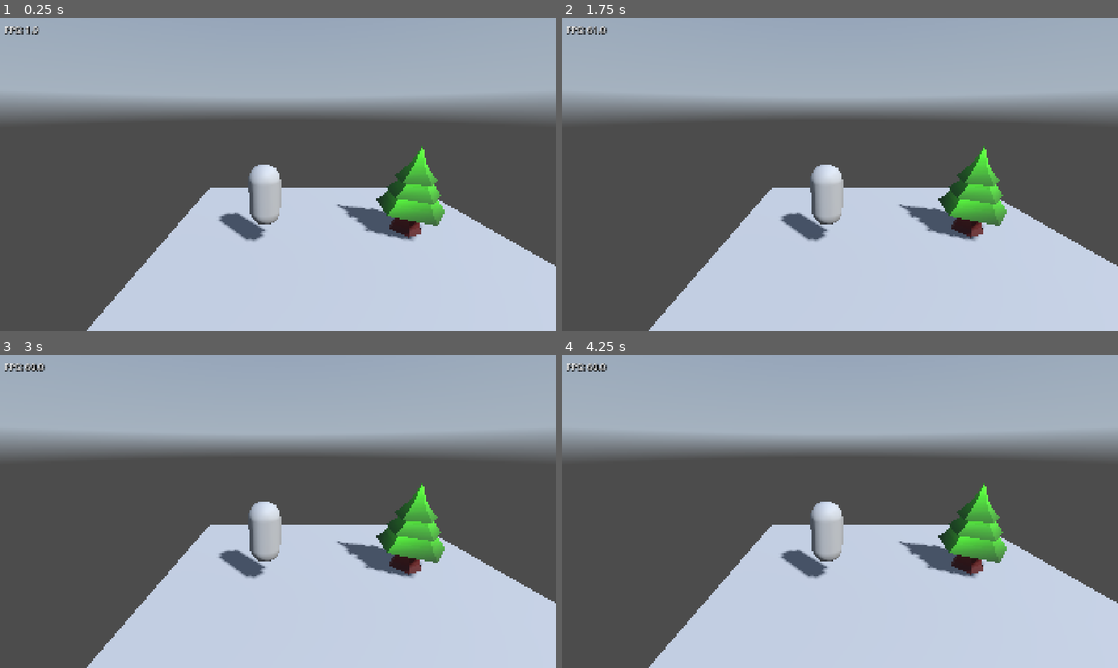
Above: before the commit, frames 1-4 (two rows, left to right).
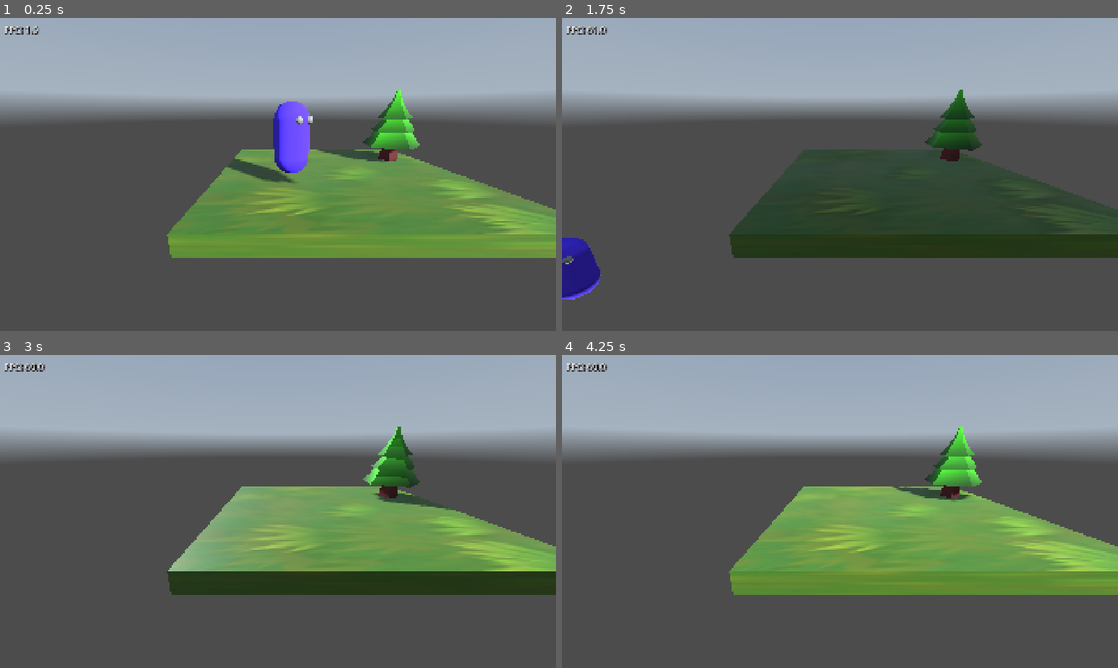
Above: after the commit, the same moments.

Repository: OrbitalOyster/golems
Game: Godot game, scene res://World.tscn
Same seed, same stepped clock (60 frames per second), same inputs: the game is played once before the commit and once after it. A sky picture missing from this copy of the repository is replaced by a grey-blue gradient.
Inputs:
- Up to frame 1 (0.25 s): no input
- Up to frame 2 (1.75 s): tap Enter (ui_accept) at 0.5, 0.6, 0.77, 1.07, 1.35, 1.52 s; hold Right (ui_right) 0.53-1.28 s; hold Down (ui_down) from 1.28 s (still down)
- Up to frame 3 (3 s): tap Enter (ui_accept) at 1.82, 2.1, 2.85 s; release Down (ui_down) at 2.03 s; hold Right (ui_right) 2.03-2.78 s; hold Up (ui_up) from 2.78 s (still down)
- Up to frame 4 (4.25 s): tap Enter (ui_accept) at 3.02, 3.32, 3.6, 3.77, 4.07 s; release Up (ui_up) at 3.53 s; hold Left (ui_left) from 3.53 s (still down)

The runs differ from the first frame. In frame 1, 40% of the frame differs, in the area x 15-100%, y 22-100%; in frame 2, 38%; in frame 3, 39%; in frame 4, 39%.

Commit message:
Moving parts

Diff:
--- /dev/null
+++ b/Ground.tscn
@@ -0,0 +1,19 @@
+[gd_scene format=3 uid="uid://buiycpdfujkwg"]
+
+[ext_resource type="Material" uid="uid://ckbgrxgnos6xk" path="res://GroundMaterial.tres" id="1_dfy80"]
+
+[sub_resource type="BoxShape3D" id="BoxShape3D_javbf"]
+
+[sub_resource type="BoxMesh" id="BoxMesh_javbf"]
+
+[node name="Ground" type="StaticBody3D" unique_id=650650679]
+collision_layer = 2
+
+[node name="CollisionShape3D" type="CollisionShape3D" parent="." unique_id=1308142199]
+shape = SubResource("BoxShape3D_javbf")
+metadata/_edit_group_ = true
+
+[node name="MeshInstance3D" type="MeshInstance3D" parent="." unique_id=922273508]
+material_override = ExtResource("1_dfy80")
+mesh = SubResource("BoxMesh_javbf")
+metadata/_edit_group_ = true
--- /dev/null
+++ b/GroundMaterial.tres
@@ -0,0 +1,18 @@
+[gd_resource type="StandardMaterial3D" format=3 uid="uid://ckbgrxgnos6xk"]
+
+[ext_resource type="Texture2D" uid="uid://dt7o22mmok3tt" path="res://textures/grass_01_color_1k.png" id="1_vd3n4"]
+[ext_resource type="Texture2D" uid="uid://bm03vb61qcn6s" path="res://textures/grass_01_ambient_occlusion_1k.png" id="2_ts0o0"]
+[ext_resource type="Texture2D" uid="uid://c4kff6srkjpbd" path="res://textures/grass_01_height_1k.png" id="3_1ymg7"]
+[ext_resource type="Texture2D" uid="uid://cr7rl3ysvpf2o" path="res://textures/grass_01_normal_gl_1k.png" id="4_14hus"]
+[ext_resource type="Texture2D" uid="uid://ch32w4e1wmgka" path="res://textures/grass_01_roughness_1k.png" id="5_oy6ra"]
+
+[resource]
+albedo_texture = ExtResource("1_vd3n4")
+roughness_texture = ExtResource("5_oy6ra")
+normal_enabled = true
+normal_texture = ExtResource("4_14hus")
+ao_enabled = true
+ao_texture = ExtResource("2_ts0o0")
+heightmap_enabled = true
+heightmap_scale = 1.0
+heightmap_texture = ExtResource("3_1ymg7")
--- a/Player.tscn
+++ b/Player.tscn
@@ -4,9 +4,17 @@
 radius = 0.25
 height = 1.0
 
+[sub_resource type="StandardMaterial3D" id="StandardMaterial3D_03568"]
+albedo_color = Color(0.3254902, 0.21176471, 1, 1)
+
 [sub_resource type="CapsuleMesh" id="CapsuleMesh_03568"]
+material = SubResource("StandardMaterial3D_03568")
 radius = 0.25
 height = 1.0
+
+[sub_resource type="SphereMesh" id="SphereMesh_javbf"]
+radius = 0.05
+height = 0.1
 
 [node name="Player" type="CharacterBody3D" unique_id=1755340232]
 
@@ -15,3 +23,11 @@
 
 [node name="MeshInstance3D" type="MeshInstance3D" parent="." unique_id=49177362]
 mesh = SubResource("CapsuleMesh_03568")
+
+[node name="RightEye" type="MeshInstance3D" parent="MeshInstance3D" unique_id=1751678570]
+transform = Transform3D(1, 0, 0, 0, 1, 0, 0, 0, 1, 0.06796008, 0.26081213, -0.23075084)
+mesh = SubResource("SphereMesh_javbf")
+
+[node name="LeftEye" type="MeshInstance3D" parent="MeshInstance3D" unique_id=131817054]
+transform = Transform3D(1, 0, 0, 0, 1, 0, 0, 0, 1, -0.11181769, 0.26081213, -0.22694288)
+mesh = SubResource("SphereMesh_javbf")
--- a/World.tscn
+++ b/World.tscn
@@ -4,9 +4,9 @@
 [ext_resource type="PackedScene" uid="uid://b1gupfl7y6edd" path="res://Piney.tscn" id="2_2dftf"]
 [ext_resource type="Script" uid="uid://btfjloynxnhv" path="res://fps.gd" id="2_bcbcq"]
 [ext_resource type="PackedScene" uid="uid://ct8p5qb782cnm" path="res://Player.tscn" id="4_js7pq"]
-
-[sub_resource type="BoxMesh" id="BoxMesh_javbf"]
-size = Vector3(6, 1, 6)
+[ext_resource type="Script" uid="uid://xnncw0fyktrq" path="res://sun.gd" id="4_wygdx"]
+[ext_resource type="Script" uid="uid://cp7bffw3n8vi2" path="res://player.gd" id="5_eu7l1"]
+[ext_resource type="PackedScene" uid="uid://buiycpdfujkwg" path="res://Ground.tscn" id="7_wygdx"]
 
 [sub_resource type="PanoramaSkyMaterial" id="PanoramaSkyMaterial_jt8pb"]
 panorama = ExtResource("1_c6gwx")
@@ -28,16 +28,12 @@
 
 [node name="World" type="Node3D" unique_id=194965324]
 
-[node name="Floor" type="MeshInstance3D" parent="." unique_id=1973425206]
-transform = Transform3D(1, 0, 0, 0, 1, 0, 0, 0, 1, 0, -0.5, 0)
-mesh = SubResource("BoxMesh_javbf")
-
 [node name="WorldEnvironment" type="WorldEnvironment" parent="." unique_id=1600373478]
 environment = SubResource("Environment_gv5m4")
 camera_attributes = SubResource("CameraAttributesPractical_gv5m4")
 
 [node name="Camera" type="Camera3D" parent="." unique_id=537346684]
-transform = Transform3D(1, 0, 0, 0, 0.95182765, 0.30663353, 0, -0.30663353, 0.95182765, -1.0271022, 2.1735327, 2.5388744)
+transform = Transform3D(1, 0, 0, 0, 0.95182765, 0.30663353, 0, -0.30663353, 0.95182765, -1.0271022, 1.1735327, 3.5388744)
 
 [node name="FPS" type="Label" parent="Camera" unique_id=930018338]
 offset_left = 15.0
@@ -48,12 +44,20 @@
 label_settings = SubResource("LabelSettings_2dftf")
 script = ExtResource("2_bcbcq")
 
-[node name="DirectionalLight3D" type="DirectionalLight3D" parent="." unique_id=27065011]
-transform = Transform3D(0.7071068, -0.5, 0.5, 0, 0.7071068, 0.70710677, -0.7071068, -0.5, 0.5, 3, 3, 3)
+[node name="Sun" type="DirectionalLight3D" parent="." unique_id=27065011]
+transform = Transform3D(0.70710677, -0.49999997, 0.49999997, 0, 0.70710677, 0.70710677, -0.70710677, -0.49999997, 0.49999997, 3, 3, 3)
 shadow_enabled = true
+script = ExtResource("4_wygdx")
 
 [node name="Piney" parent="." unique_id=1736328076 instance=ExtResource("2_2dftf")]
 transform = Transform3D(1, 0, 0, 0, 1, 0, 0, 0, 1, 1.3729423, -0.11206132, -0.85691845)
+collision_layer = 2
+collision_mask = 0
 
 [node name="Player" parent="." unique_id=1755340232 instance=ExtResource("4_js7pq")]
-transform = Transform3D(1, 0, 0, 0, 1, 0, 0, 0, 1, -1.2365401, 0.866222, -0.45089197)
+transform = Transform3D(-0.8160579, 0, -0.57797015, 0, 1, 0, 0.57797015, 0, -0.8160579, -0.8365401, 1.099803, 0.64910805)
+collision_mask = 2
+script = ExtResource("5_eu7l1")
+
+[node name="Ground" parent="." unique_id=650650679 instance=ExtResource("7_wygdx")]
+transform = Transform3D(4, 0, 0, 0, 0.25, 0, 0, 0, 4, 0, 0, 0)
--- /dev/null
+++ b/player.gd
@@ -0,0 +1,28 @@
+extends CharacterBody3D
+
+
+const SPEED = 5.0
+const JUMP_VELOCITY = 4.5
+
+
+func _physics_process(delta: float) -> void:
+	# Add the gravity.
+	if not is_on_floor():
+		velocity += get_gravity() * delta
+
+	# Handle jump.
+	if Input.is_action_just_pressed("ui_accept") and is_on_floor():
+		velocity.y = JUMP_VELOCITY
+
+	# Get the input direction and handle the movement/deceleration.
+	# As good practice, you should replace UI actions with custom gameplay actions.
+	var input_dir := Input.get_vector("ui_left", "ui_right", "ui_up", "ui_down")
+	var direction := (transform.basis * Vector3(input_dir.x, 0, input_dir.y)).normalized()
+	if direction:
+		velocity.x = direction.x * SPEED
+		velocity.z = direction.z * SPEED
+	else:
+		velocity.x = move_toward(velocity.x, 0, SPEED)
+		velocity.z = move_toward(velocity.z, 0, SPEED)
+
+	move_and_slide()
--- a/project.godot
+++ b/project.godot
@@ -25,6 +25,11 @@
 window/stretch/mode="canvas_items"
 window/stretch/aspect="expand"
 
+[layer_names]
+
+3d_physics/layer_1="Player"
+3d_physics/layer_2="Ground"
+
 [physics]
 
 3d/physics_engine="Jolt Physics"
--- /dev/null
+++ b/sun.gd
@@ -0,0 +1,11 @@
+extends DirectionalLight3D
+
+
+# Called when the node enters the scene tree for the first time.
+func _ready() -> void:
+	pass # Replace with function body.
+
+
+# Called every frame. 'delta' is the elapsed time since the previous frame.
+func _process(delta: float) -> void:
+	rotation.x += 0.025
Not shown, added: player.gd.uid
Not shown, added: sun.gd.uid
Binary file added: textures/grass_01_ambient_occlusion_1k.png
Not shown, added: textures/grass_01_ambient_occlusion_1k.png.import
Binary file added: textures/grass_01_color_1k.png
Not shown, added: textures/grass_01_color_1k.png.import
Binary file added: textures/grass_01_height_1k.png
Not shown, added: textures/grass_01_height_1k.png.import
Binary file added: textures/grass_01_normal_dx_1k.png
Not shown, added: textures/grass_01_normal_dx_1k.png.import
Binary file added: textures/grass_01_normal_gl_1k.png
Not shown, added: textures/grass_01_normal_gl_1k.png.import
(and 2 more such lines)
